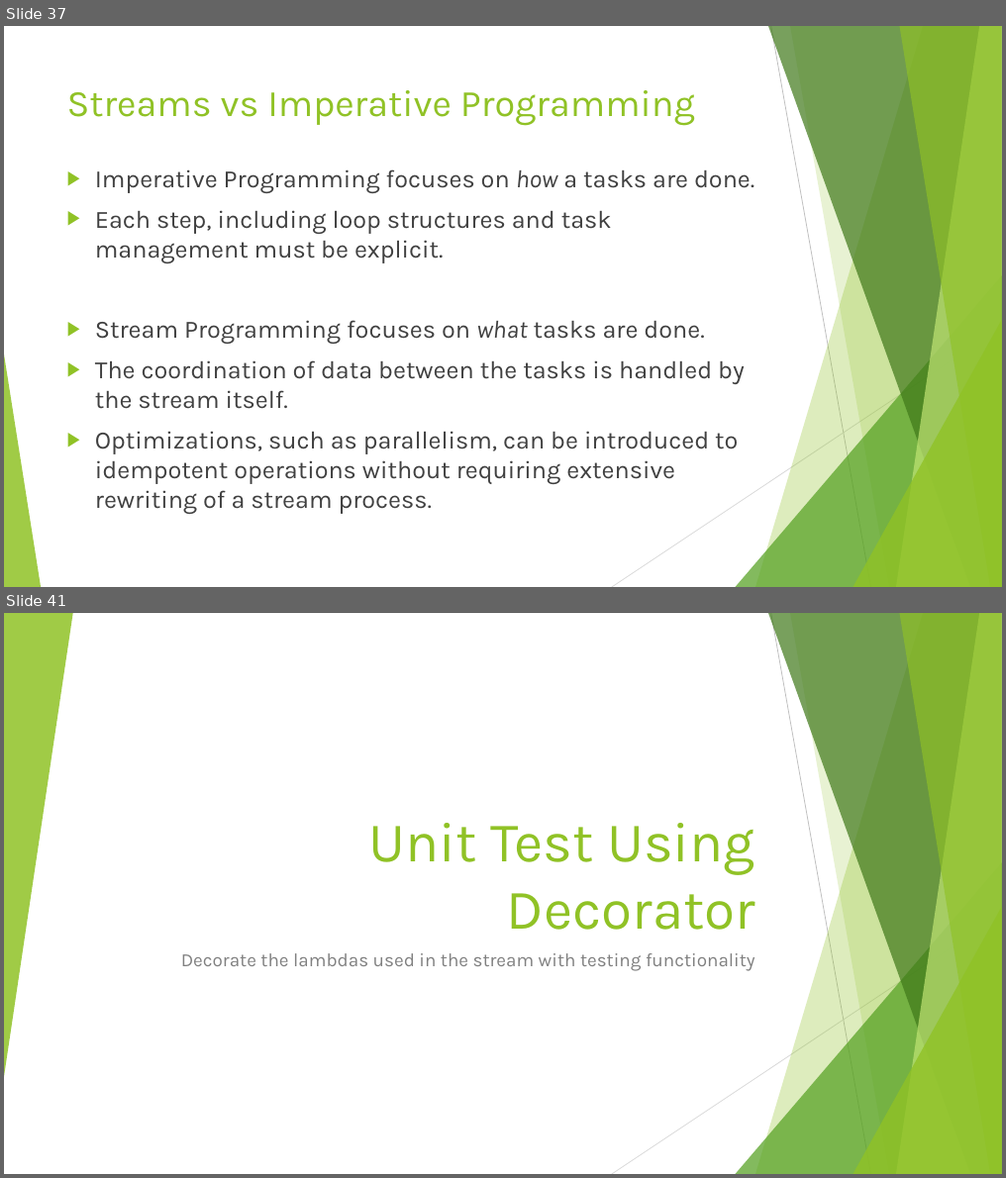
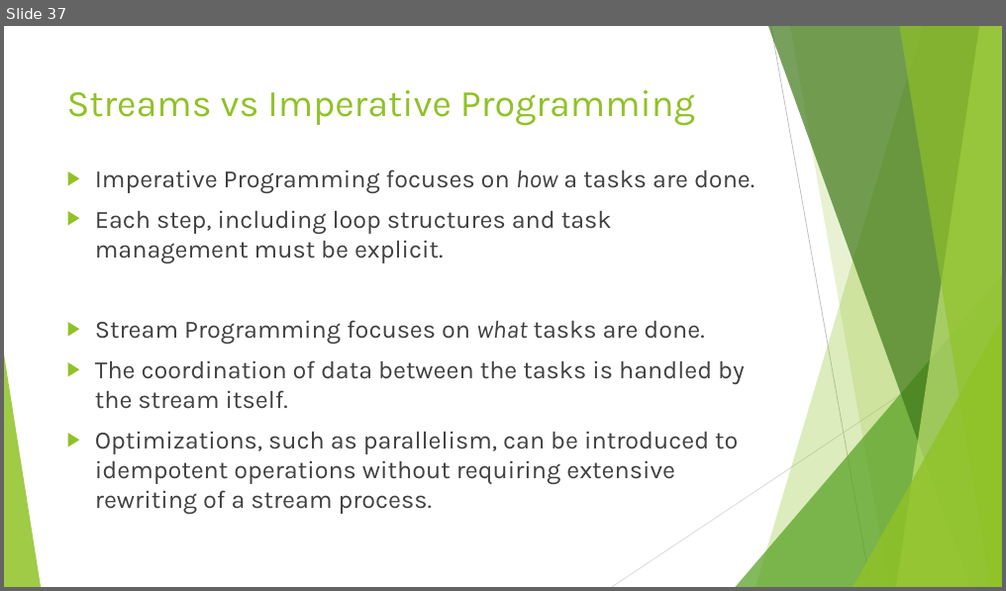
Before and after one commit to RichardRoda/2017-CodePaLOUsa-Lambda, a slide deck: Learning to Love the Lambda in the Stream.pptx. Shown one above the other, each under a label of ours: slides 37 and 41 before the commit, slide 37 after it; the slides between them are not shown. The pictures are 1006x1178 and 1006x591 pixels, drawn with LibreOffice and Linux fonts; fonts in the diff are those of the drawing. Boxes give left, top, right and bottom in pixels: in the first picture for what was removed or moved away, otherwise in the second. Text is boxed around its words. In the diff, an @@ line names an element or a change of style, - is before the commit and + after.

Commit message:
Remove section about unit testing.  Add section about AutoCloseable as lambda and the CloseIt library.

```diff
--- a/Learning to Love the Lambda in the Stream.pptx
+++ b/Learning to Love the Lambda in the Stream.pptx
@@ slide 41 removed at (x1=4, y1=613, x2=1002, y2=1174), background #FFFFFF; not listed: 9 template elements that a slide beside it also shows @@
@@ triangle removed at (x1=4, y1=613, x2=73, y2=1077) @@
@@ title removed at (x1=369, y1=823, x2=755, y2=930) @@
-Unit Test Using Decorator
@@ subtitle removed at (x1=181, y1=954, x2=755, y2=971) @@
-Decorate the lambdas used in the stream with testing functionality
```
Also in this commit, not shown: 2 slides changed, 9 slides added, 3 other slides removed, 1 other file.
